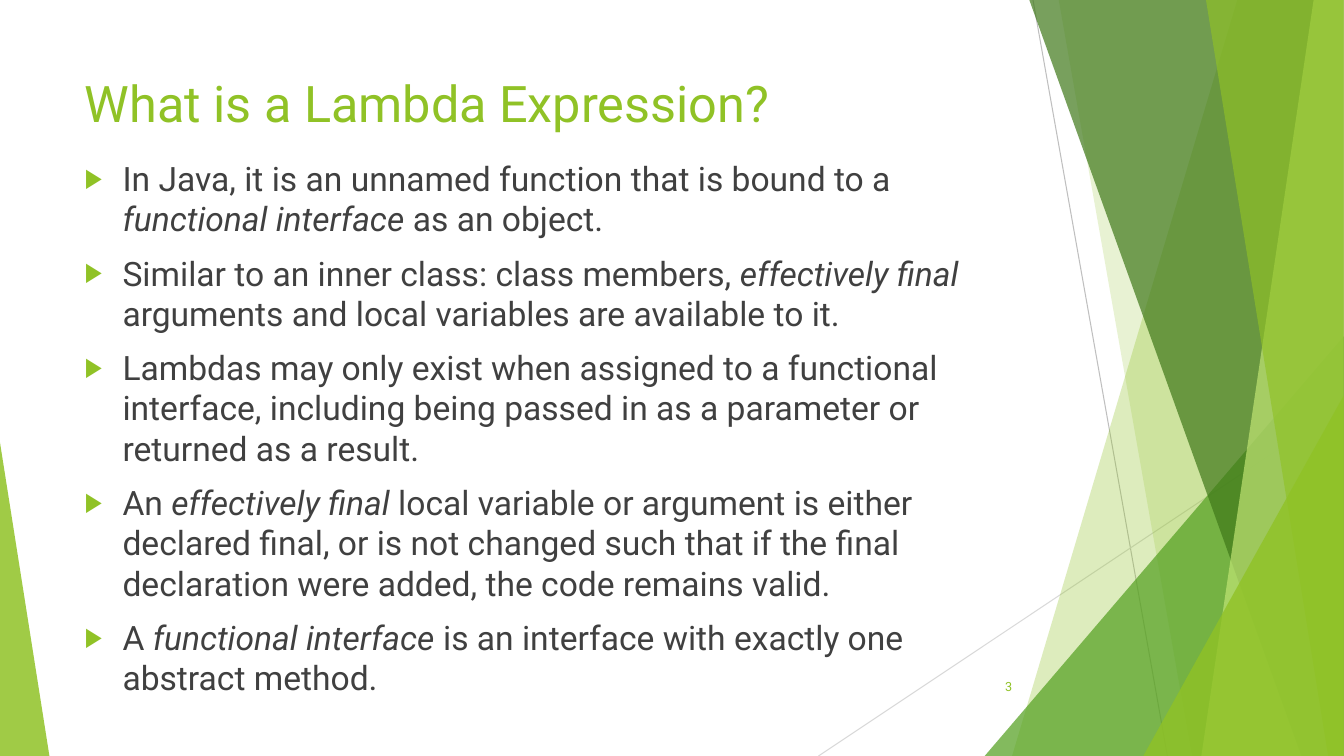
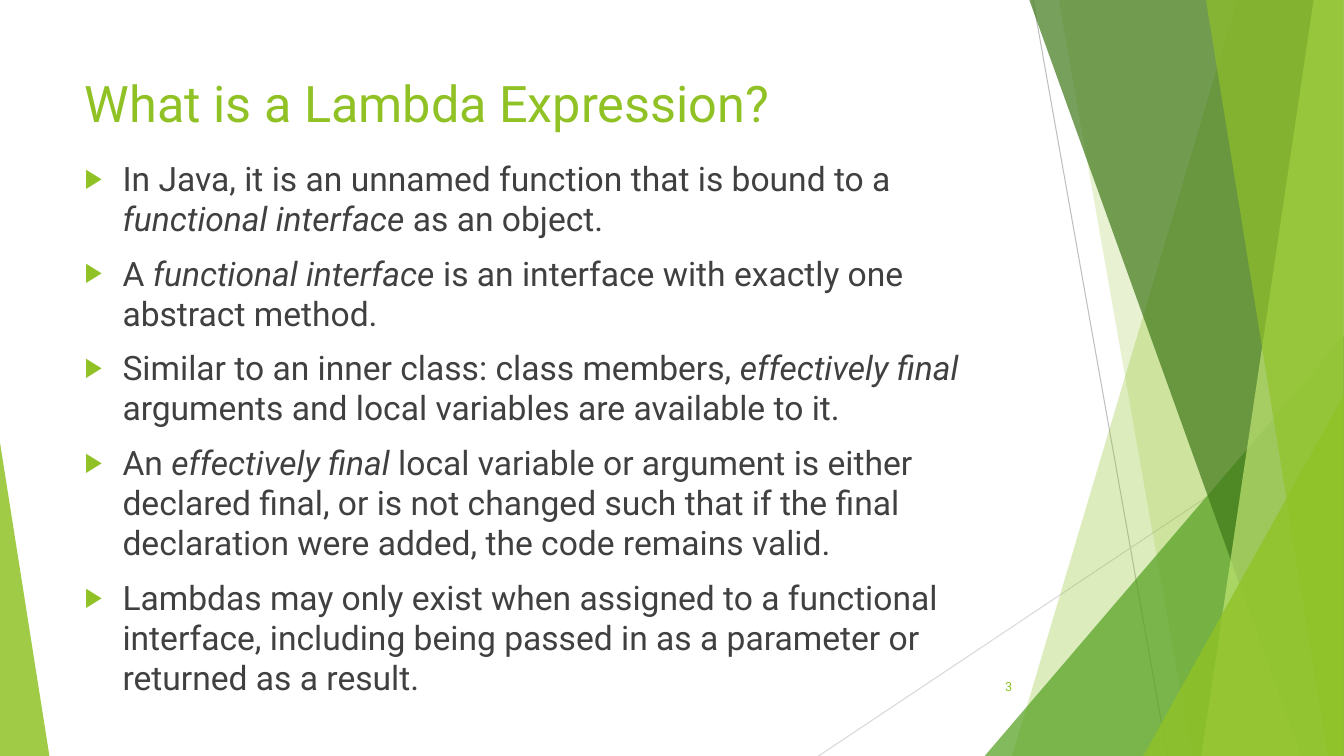
Before and after one commit to RichardRoda/2017-CodePaLOUsa-Lambda, a slide deck: slide 3 of Learning to Love the Lambda in the Stream.pptx. Drawn at 1344x756 pixels with LibreOffice and Linux fonts; fonts in the diff are those of the drawing. Boxes give left, top, right and bottom in pixels: in the first picture for what was removed or moved away, otherwise in the second. Text is boxed around its words. In the diff, an @@ line names an element or a change of style, - is before the commit and + after.

```diff
--- a/Learning to Love the Lambda in the Stream.pptx
+++ b/Learning to Love the Lambda in the Stream.pptx
@@ text at bbox=[123, 260, 904, 327]: paragraph added @@
+▶ A functional interface is an interface with exactly one abstract method.
@@ text at bbox=[123, 449, 913, 560]: paragraph added @@
+▶ An effectively final local variable or argument is either declared final, or is not changed such that if the final declaration were added, the code remains valid.
@@ text at bbox=[123, 489, 913, 657]: paragraphs removed @@
-▶ An effectively final local variable or argument is either declared final, or is not changed such that if the final declaration were added, the code remains valid.
-▶ A functional interface is an interface with exactly one abstract method.
```
Also in this commit, not shown: 18 other slides changed, 4 slides added, 1 other file.
